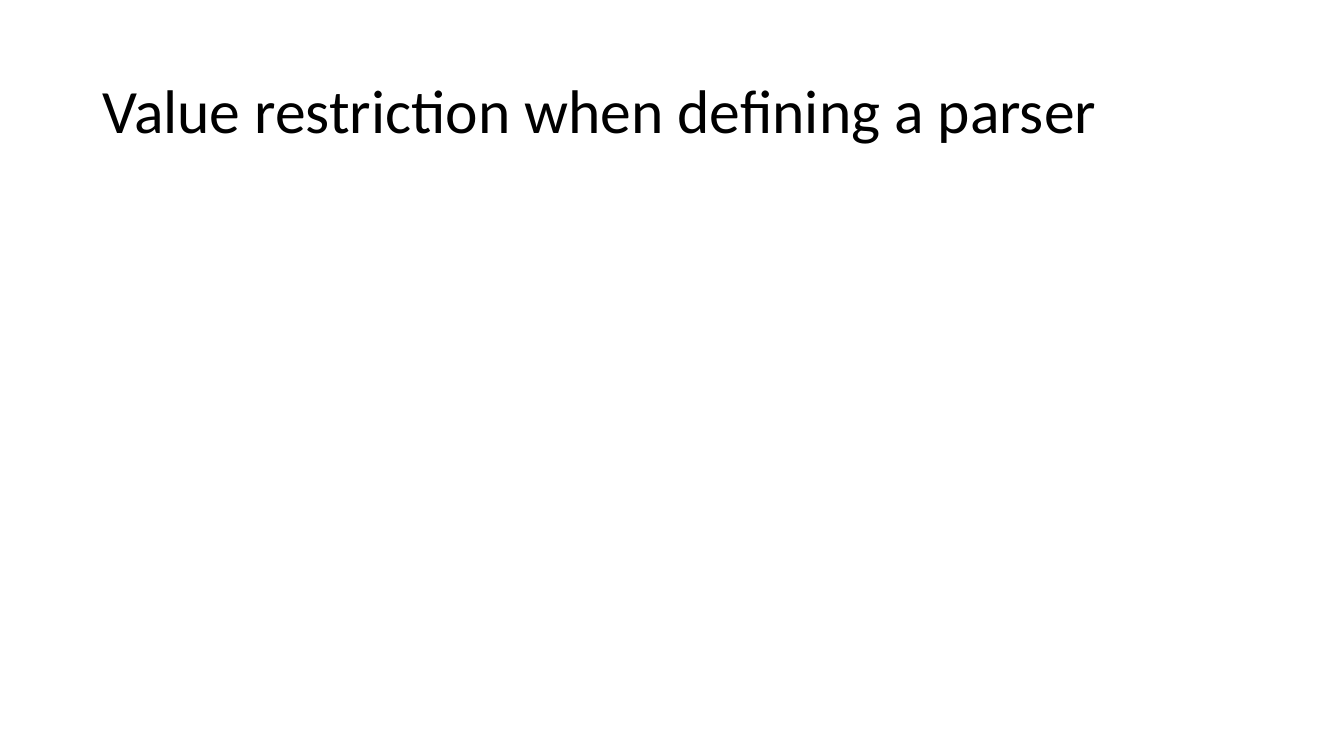
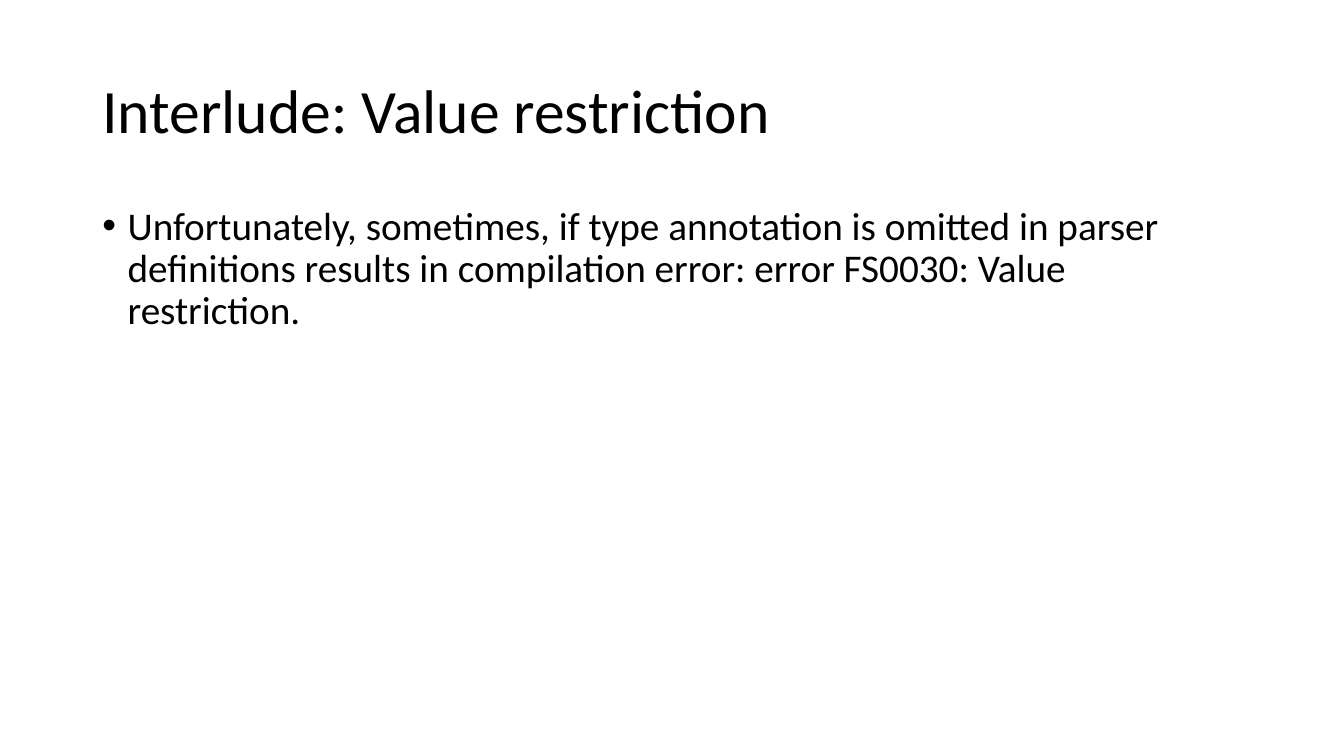
Before and after one commit to atiboros/PracticalFParsec, a slide deck: slide 11 of Slides/Practical FParsec V2.pptx (slide 10 before the commit). Drawn at 1344x756 pixels with LibreOffice and Linux fonts; fonts in the diff are those of the drawing. Boxes give left, top, right and bottom in pixels: in the first picture for what was removed or moved away, otherwise in the second. Text is boxed around its words. In the diff, an @@ line names an element or a change of style, - is before the commit and + after.

```diff
--- a/Slides/Practical FParsec V2.pptx
+++ b/Slides/Practical FParsec V2.pptx
@@ title at (102, 90, 770, 134): text changed @@
-Value restriction when defining a parser
+Interlude: Value restriction
@@ text added at (128, 212, 1158, 325), 28 pt, text #000000 @@
+• Unfortunately, sometimes, if type annotation is omitted in parser definitions results in compilation error: error FS0030: Value restriction.
```
Also in this commit, not shown: 2 other slides changed, 1 slide added, 5 slides removed, 3 other files.
